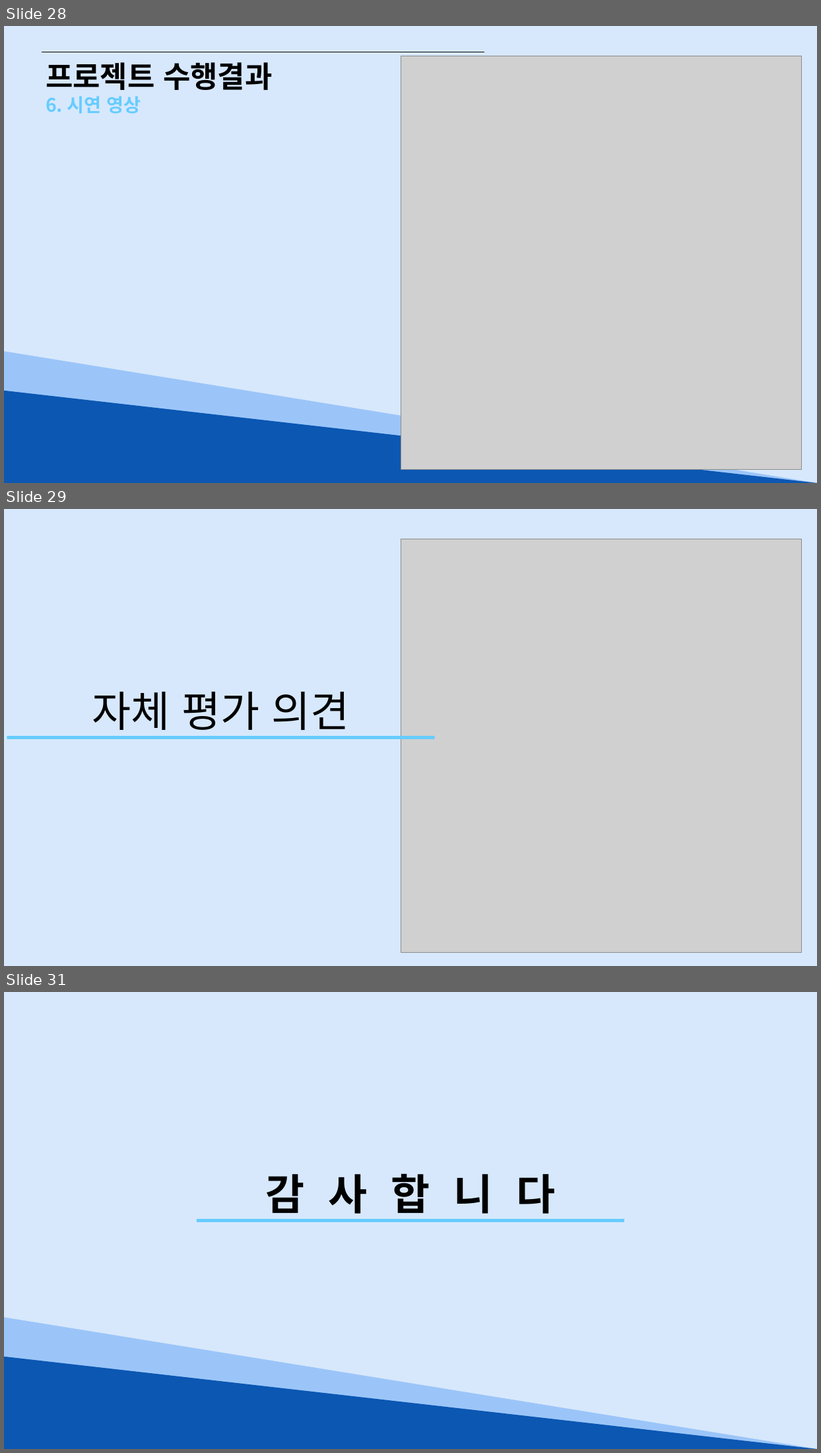
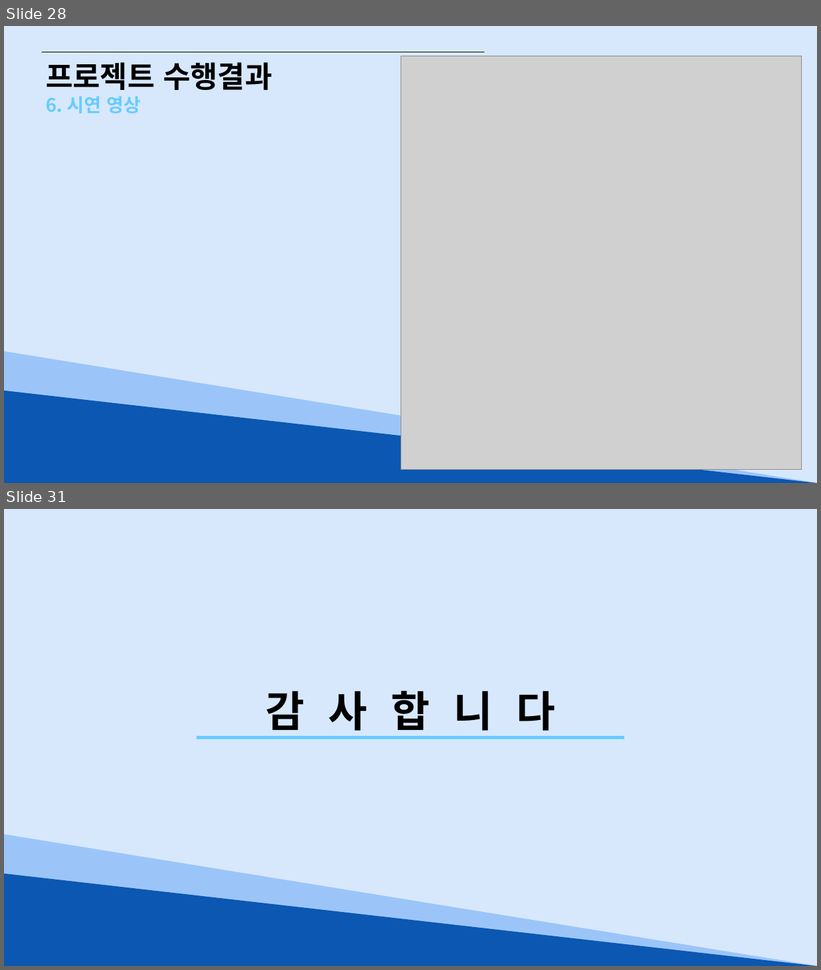
Before and after one commit to Hyno2/CSharpProject, a slide deck: 앉아써 팀(대구광역시 맛집데이터 조회시스템).pptx. Shown one above the other, each under a label of ours: slides 28, 29 and 31 before the commit, slides 28 and 31 after it; the slides between them are not shown. The pictures are 821x1453 and 821x970 pixels, drawn with LibreOffice and Linux fonts; fonts in the diff are those of the drawing; grey boxes stand for pictures. Boxes give left, top, right and bottom in pixels: in the first picture for what was removed or moved away, otherwise in the second. Text is boxed around its words. In the diff, an @@ line names an element or a change of style, - is before the commit and + after.

Commit message:
ppt 의견추가햇어용

```diff
--- a/앉아써 팀(대구광역시 맛집데이터 조회시스템).pptx
+++ b/앉아써 팀(대구광역시 맛집데이터 조회시스템).pptx
@@ slide 29 removed at (4, 509, 817, 966), background #FFFFFF; not listed: 1 template element that a slide beside it also shows @@
@@ picture removed at (401, 539, 801, 953) @@
@@ text removed at (92, 692, 349, 737) @@
-자체 평가 의견
@@ rectangle removed at (7, 737, 435, 739) @@
```
Also in this commit, not shown: 1 slide changed, 1 slide added.
